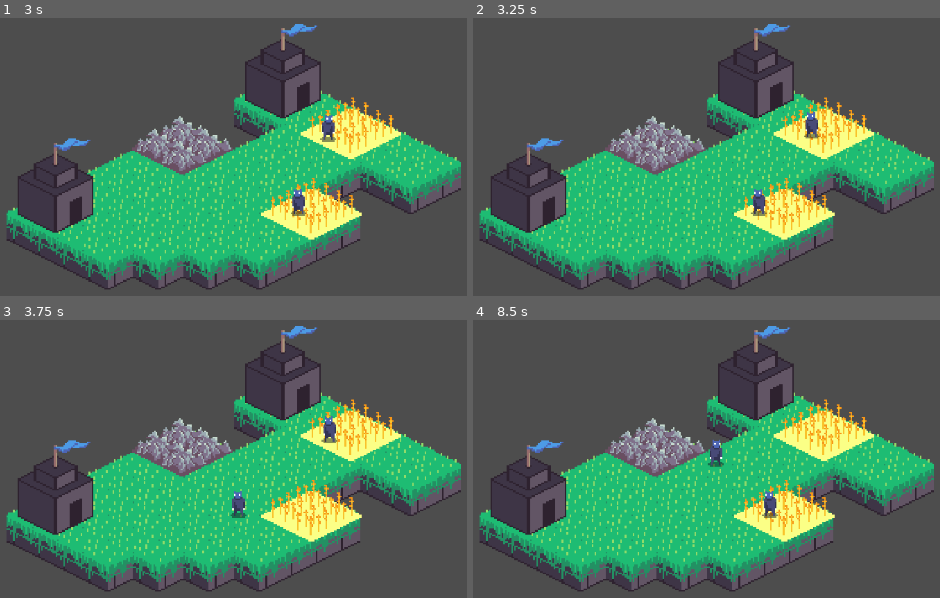
Above: before the commit, frames 1-4 (two rows, left to right).
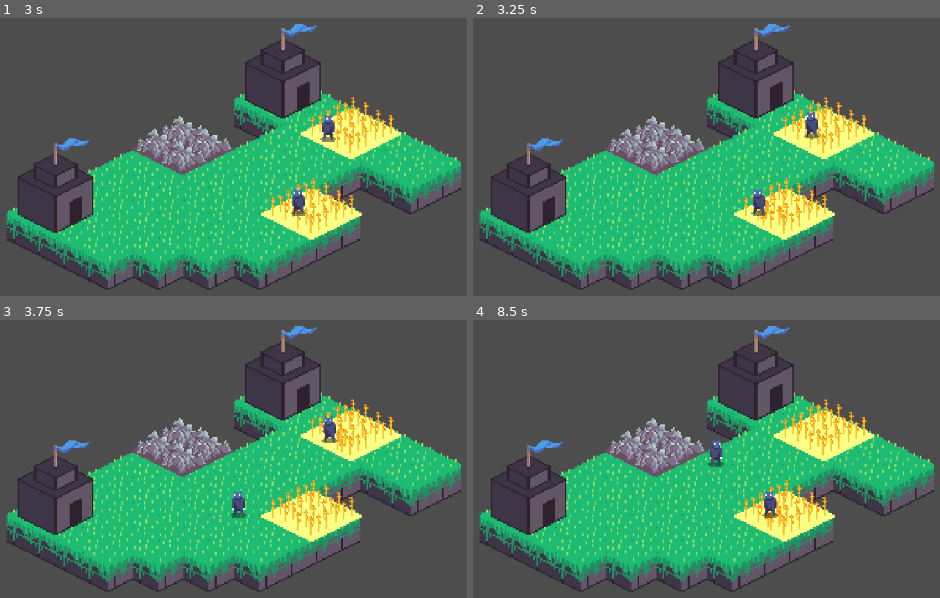
Above: after the commit, the same moments.

Repository: SuperSheaff/Ludum-Dare-55
Game: Godot game, scene res://Scenes/Levels/main.tscn
The game is run twice, just before and just after one commit, with the same random seed, the same clock (stepped at 60 frames per second) and the same inputs. Sound files missing from this copy of the repository are replaced by a short silence.
Inputs:
- Up to frame 1 (3 s): no input
- Up to frame 2 (3.25 s): no input
- Up to frame 3 (3.75 s): tap Enter at 3.5 s
- Up to frame 4 (8.5 s): no input

Frame 1 is identical in both runs. In frame 2, less than 0.1% of the frame differs, in the area x 61-67%, y 65-75%; in frame 3, less than 0.1%; in frame 4, 0.1%, in the area x 62-67%, y 65-75%.

Commit message:
Added particle and audio systems

Diff:
--- a/Scenes/Characters/dude.tscn
+++ b/Scenes/Characters/dude.tscn
@@ -11,8 +11,6 @@
 [ext_resource type="Script" path="res://Scripts/Dude/States/Collect Ore/dude_ore_move_to_ore.gd" id="9_wb8or"]
 [ext_resource type="Script" path="res://Scripts/Dude/States/Collect Ore/dude_ore_collect.gd" id="10_c5wjf"]
 [ext_resource type="Script" path="res://Scripts/Dude/States/Collect Ore/dude_ore_bring_ore_home.gd" id="11_egp6q"]
-[ext_resource type="Script" path="res://Scripts/Dude/States/Warrior/dude_warrior_pause.gd" id="12_5jvfh"]
-[ext_resource type="Script" path="res://Scripts/Dude/States/Warrior/dude_warrior_roam.gd" id="13_dhbw2"]
 
 [sub_resource type="Animation" id="Animation_h0pky"]
 tracks/0/type = "value"
@@ -96,49 +94,13 @@
 "values": [20, 21, 22, 23, 24, 25, 26, 27]
 }
 
-[sub_resource type="Animation" id="Animation_6h24g"]
-resource_name = "warrior_idle"
-length = 0.8
-loop_mode = 1
-tracks/0/type = "value"
-tracks/0/imported = false
-tracks/0/enabled = true
-tracks/0/path = NodePath("Sprite2D:frame")
-tracks/0/interp = 1
-tracks/0/loop_wrap = true
-tracks/0/keys = {
-"times": PackedFloat32Array(0, 0.2, 0.4, 0.6),
-"transitions": PackedFloat32Array(1, 1, 1, 1),
-"update": 1,
-"values": [28, 29, 30, 31]
-}
-
-[sub_resource type="Animation" id="Animation_08pvc"]
-resource_name = "warrior_move"
-length = 0.8
-loop_mode = 1
-tracks/0/type = "value"
-tracks/0/imported = false
-tracks/0/enabled = true
-tracks/0/path = NodePath("Sprite2D:frame")
-tracks/0/interp = 1
-tracks/0/loop_wrap = true
-tracks/0/keys = {
-"times": PackedFloat32Array(0, 0.1, 0.2, 0.3, 0.4, 0.5, 0.6, 0.7),
-"transitions": PackedFloat32Array(1, 1, 1, 1, 1, 1, 1, 1),
-"update": 1,
-"values": [32, 33, 34, 35, 36, 37, 38, 39]
-}
-
 [sub_resource type="AnimationLibrary" id="AnimationLibrary_vlvy0"]
 _data = {
 "RESET": SubResource("Animation_h0pky"),
 "idle": SubResource("Animation_yo22e"),
 "move": SubResource("Animation_h6lrw"),
 "move_food": SubResource("Animation_gipdy"),
-"move_ore": SubResource("Animation_7ip07"),
-"warrior_idle": SubResource("Animation_6h24g"),
-"warrior_move": SubResource("Animation_08pvc")
+"move_ore": SubResource("Animation_7ip07")
 }
 
 [sub_resource type="AnimationNodeAnimation" id="AnimationNodeAnimation_lo8nf"]
@@ -224,13 +186,3 @@
 script = ExtResource("11_egp6q")
 dude = NodePath("../..")
 dude_animator = NodePath("../../AnimationPlayer")
-
-[node name="WarriorPause" type="Node" parent="StateMachine" node_paths=PackedStringArray("dude", "dude_animator")]
-script = ExtResource("12_5jvfh")
-dude = NodePath("../..")
-dude_animator = NodePath("../../AnimationPlayer")
-
-[node name="WarriorRoam" type="Node" parent="StateMachine" node_paths=PackedStringArray("dude", "dude_animator")]
-script = ExtResource("13_dhbw2")
-dude = NodePath("../..")
-dude_animator = NodePath("../../AnimationPlayer")
--- /dev/null
+++ b/Scenes/Emitters/food_particle.gd
@@ -0,0 +1,12 @@
+extends CPUParticles2D
+
+
+# Called when the node enters the scene tree for the first time.
+func _ready():
+	emitting = true
+	pass # Replace with function body.
+
+
+
+func _on_timer_timeout():
+	queue_free()
--- /dev/null
+++ b/Scenes/Emitters/food_particle.tscn
@@ -0,0 +1,41 @@
+[gd_scene load_steps=4 format=3 uid="uid://b5mjsnoomhun1"]
+
+[ext_resource type="Texture2D" uid="uid://bkjqqudr3706i" path="res://Sprites/Environment/food_particle.png" id="1_salst"]
+[ext_resource type="Script" path="res://Scenes/Emitters/food_particle.gd" id="2_1jw3s"]
+
+[sub_resource type="Curve" id="Curve_bqm2q"]
+_data = [Vector2(0, 1), 0.0, 0.0, 0, 0, Vector2(0.792135, 0.32967), 0.0, 0.0, 0, 0, Vector2(0.870787, 0), 0.0, 0.0, 0, 0]
+point_count = 3
+
+[node name="Food_particle" type="CPUParticles2D"]
+emitting = false
+amount = 4
+lifetime = 0.5
+one_shot = true
+explosiveness = 1.0
+randomness = 1.0
+texture = ExtResource("1_salst")
+emission_shape = 1
+emission_sphere_radius = 45.0
+direction = Vector2(0, -1)
+spread = 30.0
+gravity = Vector2(0, 100)
+initial_velocity_min = 80.0
+initial_velocity_max = 120.0
+angular_velocity_min = -87.27
+angular_velocity_max = 58.18
+tangential_accel_min = -16.16
+tangential_accel_max = 12.12
+scale_amount_curve = SubResource("Curve_bqm2q")
+script = ExtResource("2_1jw3s")
+
+[node name="Timer" type="Timer" parent="."]
+one_shot = true
+autostart = true
+
+[node name="Panel" type="Panel" parent="."]
+visible = false
+offset_right = 40.0
+offset_bottom = 40.0
+
+[connection signal="timeout" from="Timer" to="." method="_on_timer_timeout"]
--- /dev/null
+++ b/Scenes/Emitters/ore_particle.tscn
@@ -0,0 +1,41 @@
+[gd_scene load_steps=4 format=3 uid="uid://bv4oe4vshs5hb"]
+
+[ext_resource type="Texture2D" uid="uid://c8fungynk08w0" path="res://Sprites/Environment/ore_particle.png" id="1_8nlv3"]
+[ext_resource type="Script" path="res://Scenes/Emitters/food_particle.gd" id="2_v6ify"]
+
+[sub_resource type="Curve" id="Curve_bqm2q"]
+_data = [Vector2(0, 1), 0.0, 0.0, 0, 0, Vector2(0.792135, 0.32967), 0.0, 0.0, 0, 0, Vector2(0.870787, 0), 0.0, 0.0, 0, 0]
+point_count = 3
+
+[node name="Ore_particle" type="CPUParticles2D"]
+emitting = false
+amount = 4
+lifetime = 0.5
+one_shot = true
+explosiveness = 1.0
+randomness = 1.0
+texture = ExtResource("1_8nlv3")
+emission_shape = 1
+emission_sphere_radius = 45.0
+direction = Vector2(0, -1)
+spread = 30.0
+gravity = Vector2(0, 100)
+initial_velocity_min = 80.0
+initial_velocity_max = 120.0
+angular_velocity_min = -87.27
+angular_velocity_max = 58.18
+tangential_accel_min = -16.16
+tangential_accel_max = 12.12
+scale_amount_curve = SubResource("Curve_bqm2q")
+script = ExtResource("2_v6ify")
+
+[node name="Timer" type="Timer" parent="."]
+one_shot = true
+autostart = true
+
+[node name="Panel" type="Panel" parent="."]
+visible = false
+offset_right = 40.0
+offset_bottom = 40.0
+
+[connection signal="timeout" from="Timer" to="." method="_on_timer_timeout"]
--- /dev/null
+++ b/Scripts/AudioManager.gd
@@ -0,0 +1,130 @@
+extends Node
+
+var audio_files = \
+{
+	"food" : ["res://Audio/food.wav", "SFX", 0],
+	"ore" : ["res://Audio/ore.wav", "SFX", 0],
+	"spawn" : ["res://Audio/spawn.wav", "SFX", 0]
+	#Music
+#	"intro" : ["res://Audio/intro.ogg", "MUSIC", 1],
+
+}
+
+signal sound_complete(sound_name)
+
+var audio_streams = {}
+var audio_buses = {}
+var audio_stream_players = {}
+var time_last_played = {}
+
+
+var music_streams = []
+
+var current_music = null
+var current_music_name = ""
+
+# Called when the node enters the scene tree for the first time.
+func _ready():
+	process_mode = Node.PROCESS_MODE_ALWAYS
+	load_audio() # probs change
+
+
+func load_audio():
+	for key in audio_files:
+		var stream = load(audio_files[key][0])
+		if audio_files[key][0].get_extension() == 'ogg':
+			stream.set_loop(audio_files[key][2])
+		else:
+			stream.set_loop_mode(audio_files[key][2])
+
+		audio_streams[key] = stream
+		audio_buses[key] = audio_files[key][1]
+		time_last_played[key] = 0
+
+
+func play(sound_name, volume = -3, pitch = 1.0, fade = 0, music=false):
+	if !audio_streams.has(sound_name):
+		print("Cannot find sound %s" % sound_name)
+		return null
+
+	var stream_player = AudioStreamPlayer.new()
+	stream_player.finished.connect(_on_sound_finished.bind(stream_player, music))
+	stream_player.set_stream(audio_streams[sound_name])
+	stream_player.set_bus(audio_buses[sound_name])
+	stream_player.set_pitch_scale(pitch)
+	stream_player.set_volume_db(volume)
+	add_sound(stream_player)
+
+	if fade != 0:
+		stream_player.volume_db = -80
+		var t = get_tree().create_tween()
+		t.tween_property(stream_player, "volume_db", volume, fade)
+		t.tween_callback(Callable(self, "_on_fade_finished"))
+
+	stream_player.play()
+	time_last_played[sound_name] = Time.get_ticks_msec()
+	return stream_player
+
+
+func play_music(sound_name, volume = -3, pitch = 1.0, fade = 0):
+	for m in music_streams:
+		m.queue_free()
+	music_streams = []
+
+	current_music = play(sound_name, volume, pitch, fade, true)
+	current_music_name = sound_name
+	music_streams.append(current_music)
+#	print("PLAY MUSIC: %s" % str(current_music))
+
+
+func stop_music(_sound_name, fade):
+#	print("STOP MUSIC: %s" % str(current_music))
+	if current_music != null:
+		if fade != 0:
+			var t = get_tree().create_tween()
+			t.tween_property(current_music, "volume_db", -80, fade)
+#			var cal = Callable(self, "_on_music_fade_finished")
+			t.tween_callback(func() : self._on_music_fade_finished())
+
+
+func get_music_pos():
+	if current_music != null:
+		return current_music.get_playback_position()
+
+
+func stop(_sound_name, _fade=0):
+	pass
+
+func add_sound(sound):
+	add_child(sound)
+
+func remove_sound(sound):
+	sound.queue_free()
+	remove_child(sound)
+
+func get_time_last_played(sound_name):
+	return time_last_played[sound_name]
+
+func get_num_playing(sound_name):
+	var count = 0
+	for s in get_children():
+		if s.stream == audio_streams[sound_name]:
+			count += 1
+	return count
+
+func _on_sound_finished(sound, music):
+	if music:
+		current_music = null
+		current_music_name = ""
+		music_streams = []
+	remove_sound(sound)
+	emit_signal("sound_complete")
+
+func _on_fade_finished(_object, _path, fade):
+	fade.queue_free()
+	remove_child(fade)
+
+
+func _on_music_fade_finished():
+#	print("MUSIC FADE FINISHED")
+	current_music = null
--- a/Scripts/Dude/States/Collect Food/dude_food_collect.gd
+++ b/Scripts/Dude/States/Collect Food/dude_food_collect.gd
@@ -1,5 +1,7 @@
 extends DudeFood
 class_name DudeFoodCollect
+
+@onready var food_emitter = load("res://Scenes/Emitters/food_particle.tscn")
 
 var collect_time : float
 
@@ -17,6 +19,11 @@
 
 	else:
 		Transitioned.emit(self, "BringFoodHome")
+		#create food emittor
+		var new_food_emitter = food_emitter.instantiate()
+		new_food_emitter.global_position = dude.global_position
+		add_child(new_food_emitter)
+		AudioManager.play("food", -10)
 
 func Physics_Update(delta: float):
 	super.Physics_Update(delta)
--- a/Scripts/Dude/States/Collect Ore/dude_ore_collect.gd
+++ b/Scripts/Dude/States/Collect Ore/dude_ore_collect.gd
@@ -1,5 +1,7 @@
 extends DudeOre
 class_name DudeOreCollect
+
+@onready var ore_emitter = load("res://Scenes/Emitters/ore_particle.tscn")
 
 var collect_time : float
 
@@ -17,6 +19,11 @@
 
 	else:
 		Transitioned.emit(self, "BringOreHome")
+		#ore emit
+		var new_ore_emitter = ore_emitter.instantiate()
+		new_ore_emitter.global_position = dude.global_position
+		add_child(new_ore_emitter)
+		AudioManager.play("ore", -10)
 
 func Physics_Update(delta: float):
 	super.Physics_Update(delta)
--- a/Scripts/game_controller.gd
+++ b/Scripts/game_controller.gd
@@ -58,9 +58,11 @@
 func spawn_dude():
 	var new_dude = dude_scene.instantiate()
 	var house = find_nearest_house(new_dude.global_position)
+	AudioManager.play("spawn", -9)
 	if house:
 		new_dude.house = house
 		house.add_child(new_dude)
+
 		print("Dude spawned and assigned to house at position: ", house.global_position)
 
 func find_nearest_house(dude_position):
--- a/project.godot
+++ b/project.godot
@@ -18,6 +18,7 @@
 [autoload]
 
 GameController="*res://Scripts/game_controller.gd"
+AudioManager="*res://Scripts/AudioManager.gd"
 
 [rendering]
 
Not shown, added: Audio/food.wav.import
Not shown, added: Audio/ore.wav.import
Not shown, added: Audio/spawn.wav.import
Not shown: 1 places in Scenes/Buildings/barracks.tscn that only renumber resources
Not shown: 1 places in Scenes/Characters/dude.tscn that only renumber resources
Not shown: 1 places in Scenes/Levels/main.tscn that only renumber resources
Binary file added: Sprites/Environment/food_particle.aseprite
Binary file added: Sprites/Environment/food_particle.png
Not shown, added: Sprites/Environment/food_particle.png.import
Binary file added: Sprites/Environment/ore_particle.aseprite
Binary file added: Sprites/Environment/ore_particle.png
Not shown, added: Sprites/Environment/ore_particle.png.import
(and 3 more such lines)
